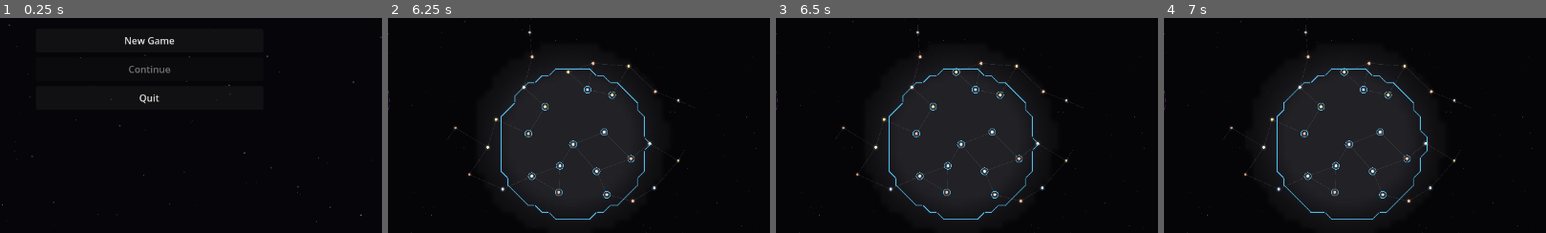
Above: before the commit, frames 1-4 (left to right).
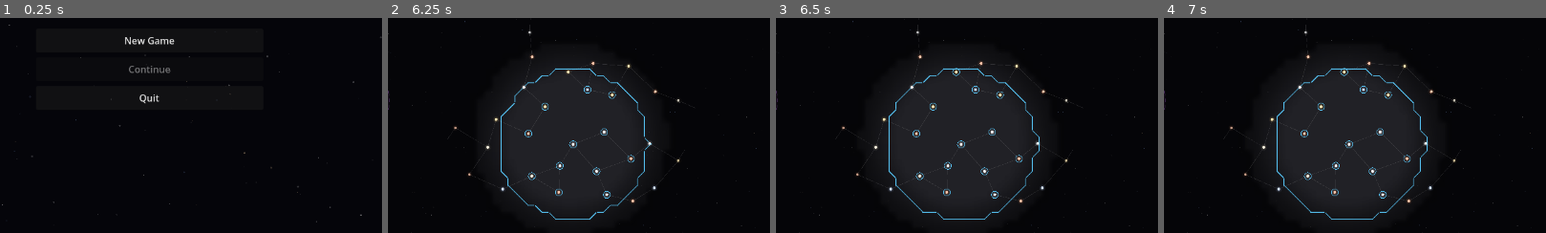
Above: after the commit, the same moments.

Repository: evyatarmitz/reach
Game: Godot game, scene res://menu/menu.tscn
Same seed, same stepped clock (60 frames per second), same inputs: the game is played once before the commit and once after it.
Inputs:
- Up to frame 1 (0.25 s): no input
- Up to frame 2 (6.25 s): click "New Game" at 0.5 s; click "Normal" at 1.25 s; click "Normal" at 2 s; click "Start" at 2.75 s; click "Begin" at 3.5 s; click "1x" at 4.25 s; click "3x" at 5 s; click "10x" at 5.75 s
- Up to frame 3 (6.5 s): no input
- Up to frame 4 (7 s): click "1x" at 6.5 s
The pictures show only the part of the screen within x 30-80%, y 50-100%; the shares and areas given below are measured in that part.

Frames 1-2 are identical in both runs. In frame 3, 0.3% of the frame differs, in the area x 31-69%, y 36-94%; in frame 4, nothing differs.

Commit message:
0.75.0 - fix rival border flicker inside VR (draw-gate probed into rival space)
Playtest: "other players' border phases in and out of frame despite being obviously
inside VR."

Root cause: the border-draw VR gate tested a point pushed 12px INTO the owning side of
each contour segment. For a RIVAL's border that point is 12px inside RIVAL territory,
where the player's VR is marginal/zero - so as the rival's border drifted each rebake, a
fluctuating subset of segments crossed the VR threshold and dropped out, i.e. flicker.
The 12px push was a stale workaround from when VR feathered to 0 AT the border; since
0.70.0 VR is FULL at the border and feathers PAST it, so the contour point itself is the
correct and stable test. Fix: gate on the segment midpoint (_player_vr_at(mid, ...)),
drop the probe.

Repro (robo mode): tests/border_flicker.gd drives both empires as AI until borders meet,
then per cycle counts rival-border points that are inside player VR but that the OLD
12px-probe rule would hide. That count is nonzero and swings cycle to cycle
(3->10->7->6->4->9) - the flicker. With the mid gate every in-VR point draws.

Verified: 139 tests pass; draw_smoke.gd clean (sync + async paths).

Diff:
--- a/desktop/game/main.gd
+++ b/desktop/game/main.gd
@@ -602,14 +602,16 @@
 				for seg in _ms_segments(corners, margins):
 					var mid: Vector2 = (seg[0] + seg[1]) * 0.5
 					var off := inside_c - mid
-					var probe := mid
 					if off.length() > 0.01:
-						probe = mid + off.normalized() * 12.0   # a bit into owned side
 						off = off.normalized() * BORDER_INSET
-					# Draw the border where the player can see it. Probe just INSIDE the
-					# owning side (VR feathers to 0 exactly on the border line, so testing
-					# the midpoint itself would drop segments and dash the line).
-					if _player_vr_at(probe, ids, pos, infl, reach, reach_vr, pk):
+					# Draw the border where the player can see it — tested at the contour
+					# point itself. Since 0.70.0 VR is FULL at the border and feathers PAST
+					# it, so the line sits in lit fog and this is stable. (The old code
+					# probed 12px into the OWNING side; for a RIVAL's border that landed deep
+					# in rival space where the player's VR is marginal, so the line flickered
+					# in and out between rebakes as the border drifted — despite the seam
+					# plainly being inside VR.)
+					if _player_vr_at(mid, ids, pos, infl, reach, reach_vr, pk):
 						segments.append([seg[0] + off, seg[1] + off, col])
 	return {"img": img, "fog_rect": fog_rect, "segments": segments}
 
--- /dev/null
+++ b/desktop/tests/border_flicker.gd
@@ -0,0 +1,64 @@
+extends SceneTree
+
+# Robo-mode reproduction for "rival border phases in and out despite being inside VR."
+# Both empires are AI-driven so they expand and their borders meet. Each cycle we tick,
+# rebuild the field snapshot, scan the map for RIVAL-owned points sitting on a border,
+# and for each one compare the two draw-gate rules at that contour point:
+#   - NEW rule: VR tested AT the contour midpoint (what the fix uses).
+#   - OLD rule: VR tested 12px INTO the owning (rival) side (the buggy pre-fix probe).
+# "in VR but OLD-rule dropped" > 0 means the old rule hid border lines that are plainly
+# inside VR; that count changing cycle-to-cycle is the flicker. The fix draws them all.
+
+func _init() -> void:
+	Session.config = {"system_count": 60, "empire_count": 2, "ai_efficiency": 1.0,
+		"seed": 7}
+	Session.load_path = ""
+	var main: Node = load("res://game/main.tscn").instantiate()
+	get_root().add_child(main)
+	for i in 5:
+		await process_frame
+	main.sim.add_ai(main.player_empire_id)   # robo: player also plays, so borders meet
+
+	var step := 22.0
+	for cycle in 10:
+		for i in 300:
+			main.sim.tick(SimConstants.TICK_DAYS)
+		var job: Dictionary = main._prep_field()
+		var ids: Array = job.ids
+		var pos: Array = job.pos
+		var infl: Array = job.infl
+		var reach: Array = job.reach
+		var reach_vr: Array = job.reach_vr
+		var pk: int = job.pk
+		if pk == -1:
+			print("cycle %d: player has no sources yet" % cycle)
+			continue
+		var lo: Vector2 = main._map_lo - Vector2(140, 140)
+		var hi: Vector2 = main._map_hi + Vector2(140, 140)
+		var in_vr := 0        # rival-border contour points inside the player's VR
+		var old_dropped := 0  # of those, how many the OLD 12px-probe rule would hide
+		var x := lo.x
+		while x < hi.x:
+			var y := lo.y
+			while y < hi.y:
+				var p := Vector2(x, y)
+				var owner: int = main._owner_at(p, ids, pos, infl, reach)
+				if owner != -1 and owner != main.player_empire_id:
+					for d in [Vector2(step, 0), Vector2(-step, 0),
+							Vector2(0, step), Vector2(0, -step)]:
+						if main._owner_at(p + d, ids, pos, infl, reach) == owner:
+							continue
+						var mid: Vector2 = p + d * 0.5           # ~contour point
+						var into_rival: Vector2 = (-d).normalized()
+						if main._vr_at(mid, ids, pos, infl, reach, reach_vr, pk) > 0.0:
+							in_vr += 1
+							var probe: Vector2 = mid + into_rival * 12.0
+							if main._vr_at(probe, ids, pos, infl, reach, reach_vr, pk) <= 0.0:
+								old_dropped += 1
+						break   # count each border cell once
+				y += step
+			x += step
+		print("cycle %d: rival-border pts in VR=%d, OLD-probe rule would hide=%d"
+			% [cycle, in_vr, old_dropped])
+	print("BORDER FLICKER PROBE DONE")
+	quit()
Not shown, changed: artifacts/notes/TODO.md
